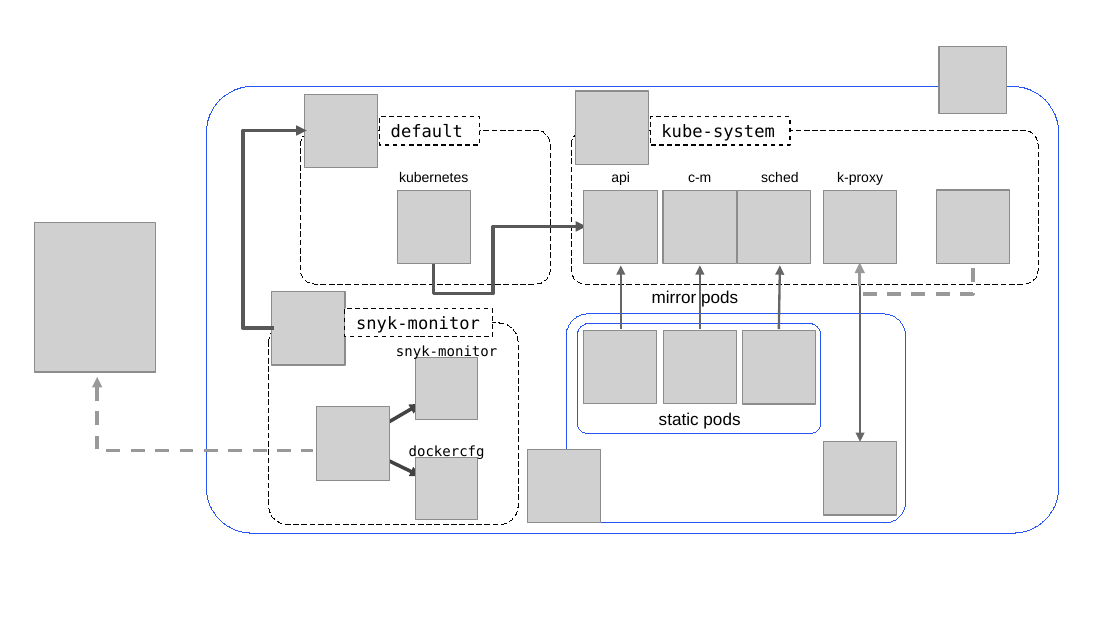
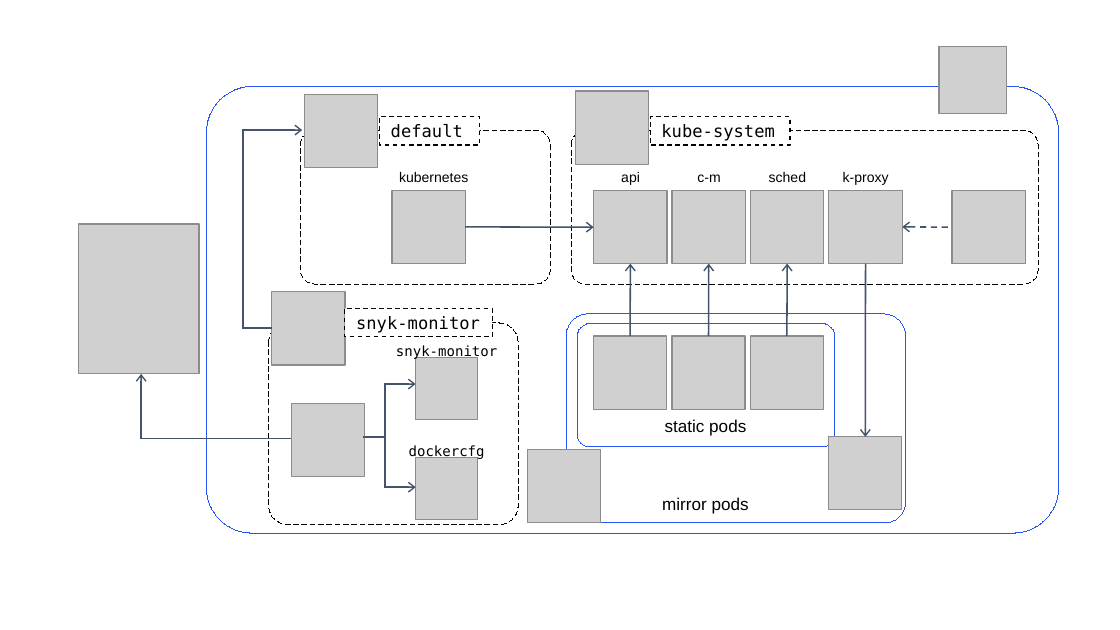
Before and after one commit to magnologan/quickstart-eks-snyk, a slide deck: slide 1 of docs/images/architecture_diagram.pptx. Drawn at 1120x630 pixels with LibreOffice and Linux fonts; fonts in the diff are those of the drawing; grey boxes stand for pictures. Boxes give left, top, right and bottom in pixels: in the first picture for what was removed or moved away, otherwise in the second. Text is boxed around its words. In the diff, an @@ line names an element or a change of style, - is before the commit and + after.

Commit message:
Updated architecture diagrams (.pptx and .png)

```diff
--- a/docs/images/architecture_diagram.pptx
+++ b/docs/images/architecture_diagram.pptx
@@ freeform shape: place and size @@
-freeform shape at (243, 131, 307, 329)
+freeform shape at (243, 130, 302, 328)
@@ freeform shape at (243, 130, 302, 328): outline #585858 2.25 pt to #44546A 1 pt @@
@@ 2 pictures, 2 texts: place and size @@
-2 pictures, 2 texts at (584, 172, 737, 264)
+2 pictures, 2 texts at (594, 172, 746, 264)
@@ picture: place and size @@
-picture at (398, 190, 470, 263)
+picture at (392, 190, 465, 263)
@@ picture: place and size @@
-picture at (737, 190, 811, 264)
+picture at (750, 190, 824, 264)
@@ picture: place and size @@
-picture at (936, 190, 1010, 264)
+picture at (952, 190, 1026, 264)
@@ picture: place and size @@
-picture at (35, 223, 156, 373)
+picture at (78, 224, 199, 374)
@@ freeform shape removed at (433, 226, 586, 293) @@
@@ arrow added from (465, 227) to (594, 227), #44546A 1 pt @@
@@ arrow added from (952, 227) to (903, 227), #44546A 1 pt dashed @@
@@ arrow moved from (620, 329) - (620, 265) to (631, 336) - (631, 263) @@
@@ arrow (631, 336) - (631, 263): stroke #666666 1.5 pt to #44546A 1 pt; arrowheads changed @@
@@ arrow moved from (700, 329) - (700, 265) to (709, 336) - (709, 263) @@
@@ arrow (709, 336) - (709, 263): stroke #666666 1.5 pt to #44546A 1 pt; arrowheads changed @@
@@ arrow moved from (778, 329) - (780, 265) to (787, 336) - (787, 263) @@
@@ arrow (787, 336) - (787, 263): stroke #666666 1.5 pt to #44546A 1 pt; arrowheads changed @@
@@ freeform shape removed at (860, 262, 973, 293) @@
@@ 2 texts, 1 picture, 1 arrow: place and size @@
-2 texts, 1 picture, 1 arrow at (761, 172, 897, 442)
+2 texts, 1 picture, 1 arrow at (769, 172, 903, 437)
@@ arrow (866, 437) - (866, 263): stroke #666666 1.5 pt to #44546A 1 pt; arrowheads changed @@
@@ rounded rectangle: place and size @@
-rounded rectangle at (577, 324, 820, 433)
+rounded rectangle at (577, 324, 834, 447)
@@ picture: place and size @@
-picture at (584, 330, 656, 403)
+picture at (594, 336, 666, 409)
@@ picture: place and size @@
-picture at (663, 330, 736, 403)
+picture at (672, 336, 745, 409)
@@ picture: place and size @@
-picture at (743, 330, 815, 403)
+picture at (750, 336, 823, 409)
@@ freeform shape at (141, 374, 291, 439): outline #999999 2.25 pt dashed to #44546A 1 pt; rotation 0 to 270 degrees; outline redrawn @@
@@ freeform shape added at (385, 384, 416, 487), outline #44546A 1 pt @@
@@ picture: place and size @@
-picture at (316, 407, 390, 480)
+picture at (291, 403, 365, 477)
@@ freeform shape removed at (383, 404, 420, 426) @@
@@ text "static pods": place and size @@
-text "static pods" at (659, 412, 740, 429)
+text "static pods" at (665, 419, 746, 436)
@@ line added from (363, 437) to (385, 437), #44546A 1 pt @@
@@ picture: place and size @@
-picture at (823, 442, 896, 515)
+picture at (829, 437, 902, 510)
@@ freeform shape removed at (385, 459, 421, 476) @@
@@ text "mirror pods": place and size @@
-text "mirror pods" at (652, 290, 738, 307)
+text "mirror pods" at (662, 497, 749, 514)
```
Also in this commit, not shown: 1 other file.
